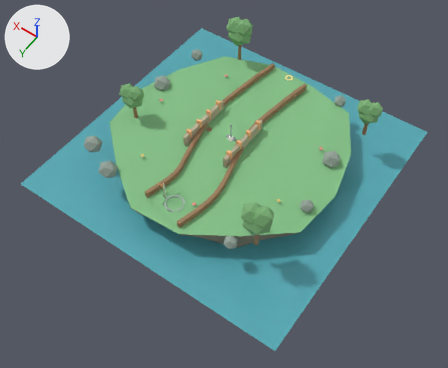
One commit to the glTF model ui/3d/minigolf/course-05.glb: the scene before it, then after it.
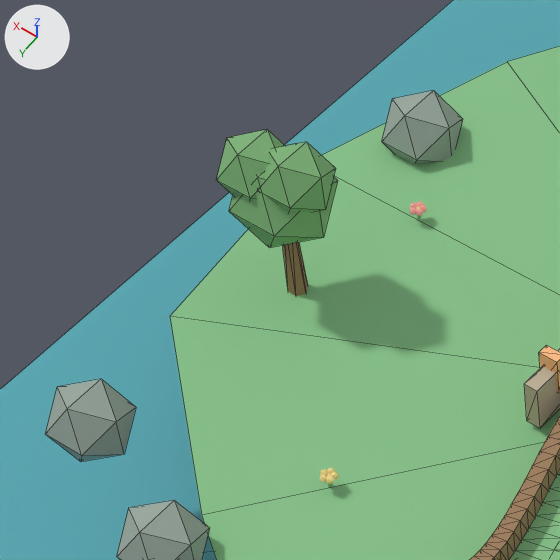
The first picture shows the older version from a 50 mm camera at (-9.67, 14.03, 18.8) aimed at (-0.73, 1.52, -0.87). The close-ups show the older and then the newer version on the part from 17% to 43% of the width and 15% to 47% of the height of that picture. Only the edits that show in the close-ups are written down. The lights are fixed; the arrows at upper left show +X, +Y and +Z. The close-ups show mesh edges as thin lines.

The first close-up shows 'bridge-parapet.001', 'faceted-canopy.054', 'faceted-canopy.055', 'faceted-canopy.056', 'faceted-rock.035', 'faceted-rock.036', 'faceted-rock.039', 'garden-tree-trunk.018', 'island-turf-edge.004', 'rail-right', 'surface-grass', 'water-plane.004' and 6 more.
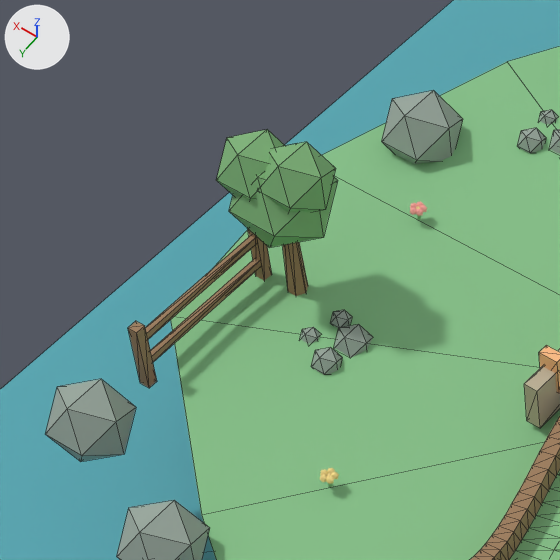
The change in detail:
Mesh me_deco_pebble_mesh_078 is new.
It is an icosphere of 20 faces spanning x 2.991..3.297, y -1.667..-1.361, z -0.153..0.153.
It uses material mat_minigolf_rock_garden (grey #97a69b).
Mesh me_deco_pebble_mesh_077 is new.
It is an icosphere of 20 faces spanning x 3.291..3.529, y -1.45..-1.212, z -0.089..0.149.
It uses material mat_minigolf_rock_garden (grey #97a69b).
Mesh me_deco_pebble_mesh_076 is new.
It is an icosphere of 20 faces spanning x 3.402..3.572, y -1.764..-1.594, z -0.085..0.085.
It uses material mat_minigolf_rock_garden (grey #97a69b).
Mesh me_deco_pebble_mesh_067 is new.
It is an icosphere of 20 faces spanning x 3.299..3.469, y 1.3..1.471, z -0.055..0.115.
It uses material mat_minigolf_rock_garden (grey #97a69b).
Mesh me_deco_pebble_mesh_066 is new.
It is an icosphere of 20 faces spanning x 2.991..3.297, y 1.361..1.667, z -0.153..0.153.
It uses material mat_minigolf_rock_garden (grey #97a69b).
Mesh me_deco_pebble_mesh_065 is new.
It is an icosphere of 20 faces spanning x 3.048..3.286, y 1.717..1.955, z -0.089..0.149.
It uses material mat_minigolf_rock_garden (grey #97a69b).
Mesh me_deco_pebble_mesh_064 is new.
It is an icosphere of 20 faces spanning x 3.402..3.572, y 1.594..1.764, z -0.085..0.085.
It uses material mat_minigolf_rock_garden (grey #97a69b).
Mesh me_deco_fence_rail_mesh_019 is new.
It is a box spanning x 4.272..4.328, y 1.35..2.85, z 0.442..0.518.
It uses material mat_minigolf_wood_garden (brown #9e7c59).
Mesh me_deco_fence_rail_mesh_018 is new.
It is a box spanning x 4.272..4.328, y 1.35..2.85, z 0.162..0.238.
It uses material mat_minigolf_wood_garden (brown #9e7c59).
Mesh me_deco_fence_post_mesh_019 is new.
It is a box spanning x 4.25..4.35, y 2.8..2.9, z -0.04..0.64.
It uses material mat_minigolf_wood_garden (brown #9e7c59).
Mesh me_deco_fence_post_mesh_018 is new.
It is a box spanning x 4.25..4.35, y 1.3..1.4, z -0.04..0.64.
It uses material mat_minigolf_wood_garden (brown #9e7c59).
Object 'deco-pebble.078' (ob_deco_pebble_078) is new; it shows me_deco_pebble_mesh_078.
Its location is (0.0, 0.0, 0.0).
Object 'deco-pebble.077' (ob_deco_pebble_077) is new; it shows me_deco_pebble_mesh_077.
Its location is (0.0, 0.0, 0.0).
Object 'deco-pebble.076' (ob_deco_pebble_076) is new; it shows me_deco_pebble_mesh_076.
Its location is (0.0, 0.0, 0.0).
Object 'deco-pebble.067' (ob_deco_pebble_067) is new; it shows me_deco_pebble_mesh_067.
Its location is (0.0, 0.0, 0.0).
Object 'deco-pebble.066' (ob_deco_pebble_066) is new; it shows me_deco_pebble_mesh_066.
Its location is (0.0, 0.0, 0.0).
Object 'deco-pebble.065' (ob_deco_pebble_065) is new; it shows me_deco_pebble_mesh_065.
Its location is (0.0, 0.0, 0.0).
Object 'deco-pebble.064' (ob_deco_pebble_064) is new; it shows me_deco_pebble_mesh_064.
Its location is (0.0, 0.0, 0.0).
Object 'deco-fence-rail.019' (ob_deco_fence_rail_019) is new; it shows me_deco_fence_rail_mesh_019.
Its location is (0.0, 0.0, 0.0).
Object 'deco-fence-rail.018' (ob_deco_fence_rail_018) is new; it shows me_deco_fence_rail_mesh_018.
Its location is (0.0, 0.0, 0.0).
Object 'deco-fence-post.019' (ob_deco_fence_post_019) is new; it shows me_deco_fence_post_mesh_019.
Its location is (0.0, 0.0, 0.0).
Object 'deco-fence-post.018' (ob_deco_fence_post_018) is new; it shows me_deco_fence_post_mesh_018.
Its location is (0.0, 0.0, 0.0).

Pixel boxes [x1, y1, x2, y2] of what changed, in the close-ups (560 x 560 px):
'deco-fence-rail.019', added: after [145, 236, 256, 339]
'deco-fence-rail.018', added: after [150, 259, 260, 362]
'deco-fence-post.019', added (brown): after [128, 321, 157, 388]
'deco-pebble.066', added: after [334, 324, 373, 357]
'deco-pebble.065', added: after [311, 347, 342, 375]
'deco-fence-post.018', added (brown): after [247, 228, 272, 281]
'deco-pebble.077', added: after [517, 128, 546, 153]
'deco-pebble.067', added: after [331, 310, 352, 328]
'deco-pebble.064', added: after [301, 327, 320, 344]
'deco-pebble.076', added: after [539, 110, 558, 125]
'deco-pebble.078', added: after [549, 129, 560, 154]
